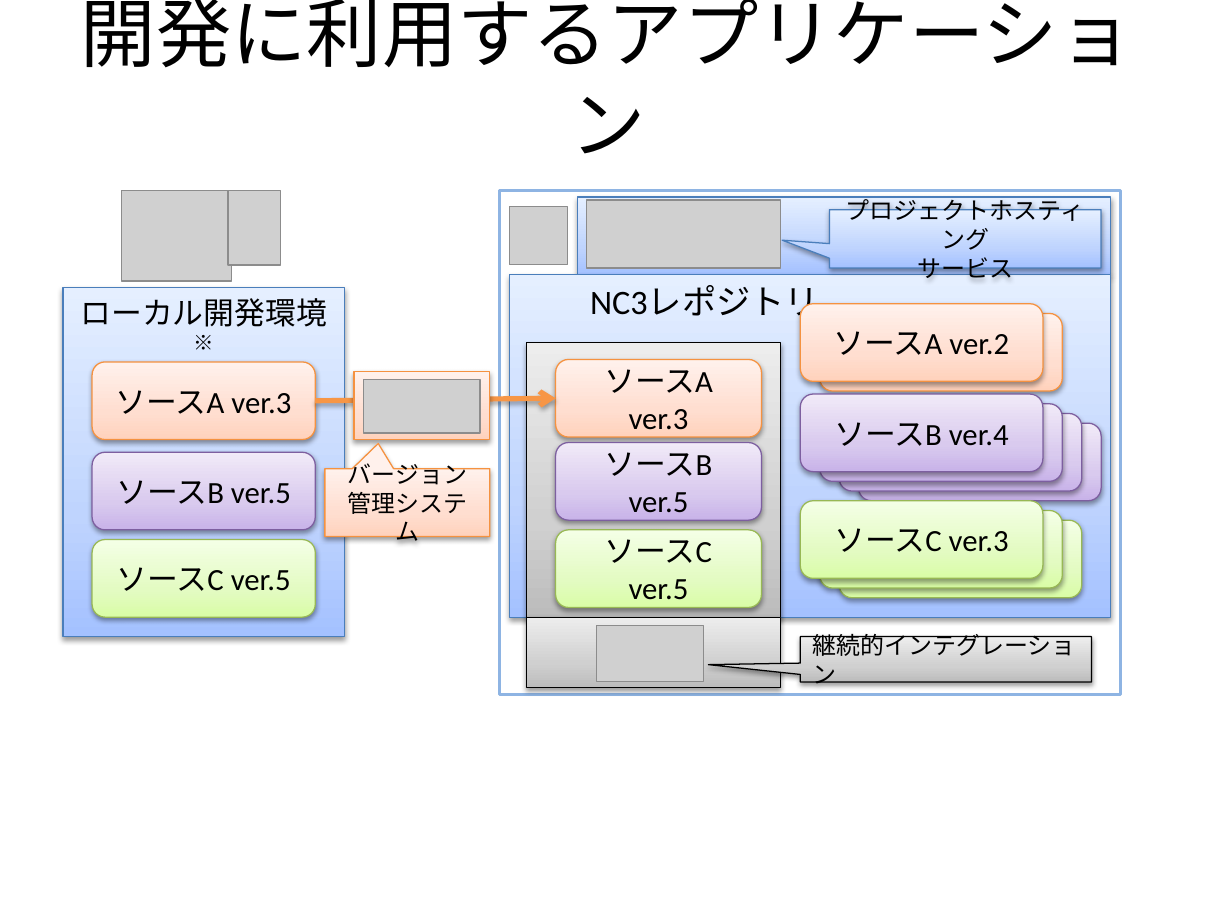
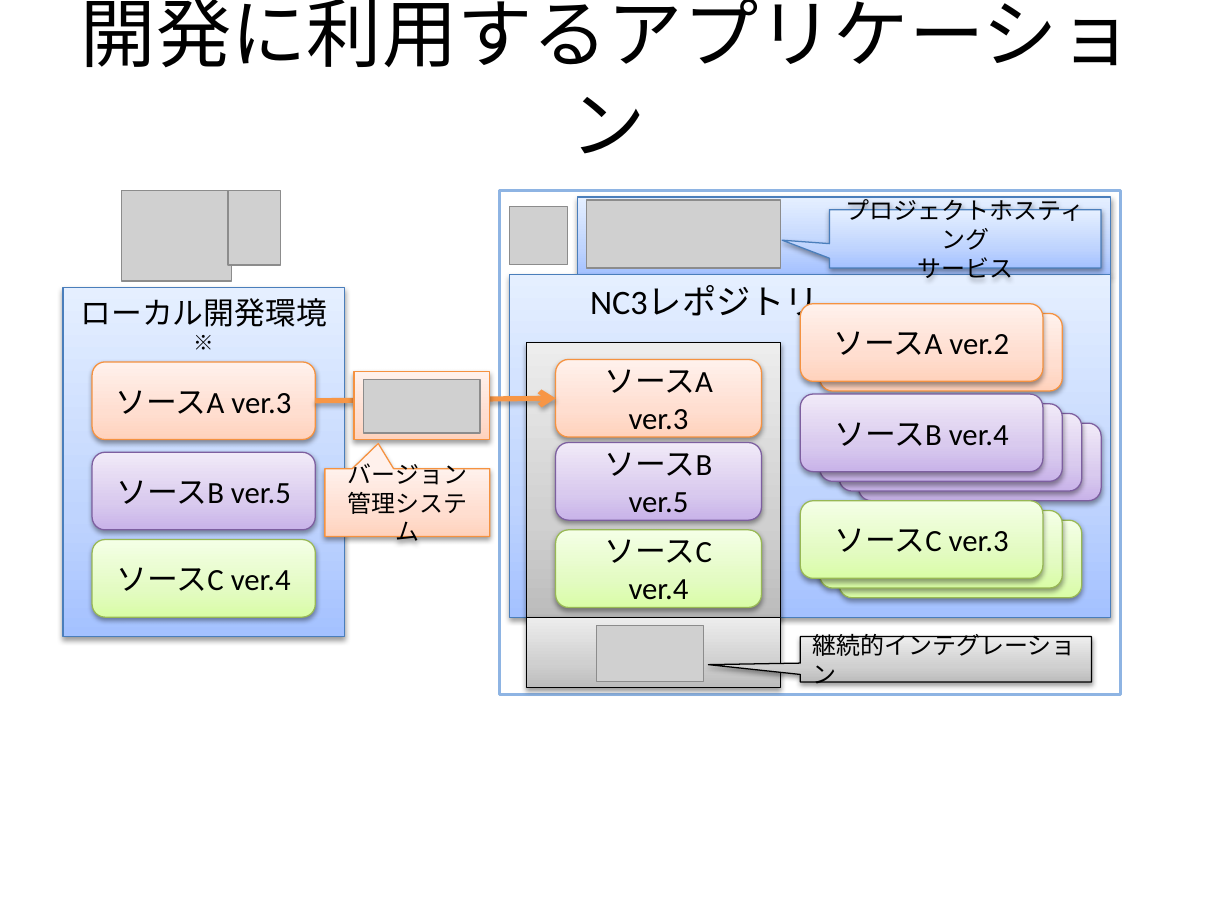
Before and after one commit to kotaro0717/Report-Management, a slide deck: slide 7 of PowerPoint/report_hokada.pptx. Drawn at 1232x924 pixels with LibreOffice and Linux fonts; fonts in the diff are those of the drawing; grey boxes stand for pictures. Boxes give left, top, right and bottom in pixels: in the first picture for what was removed or moved away, otherwise in the second. Text is boxed around its words. In the diff, an @@ line names an element or a change of style, - is before the commit and + after.

```diff
--- a/PowerPoint/report_hokada.pptx
+++ b/PowerPoint/report_hokada.pptx
@@ text in rounded rectangle at (605,539,712,600): text changed @@
-ソースC ver.5
+ソースC ver.4
@@ text in rounded rectangle at (117,567,291,591): text changed @@
-ソースC ver.5
+ソースC ver.4
```
Also in this commit, not shown: 1 other file.
